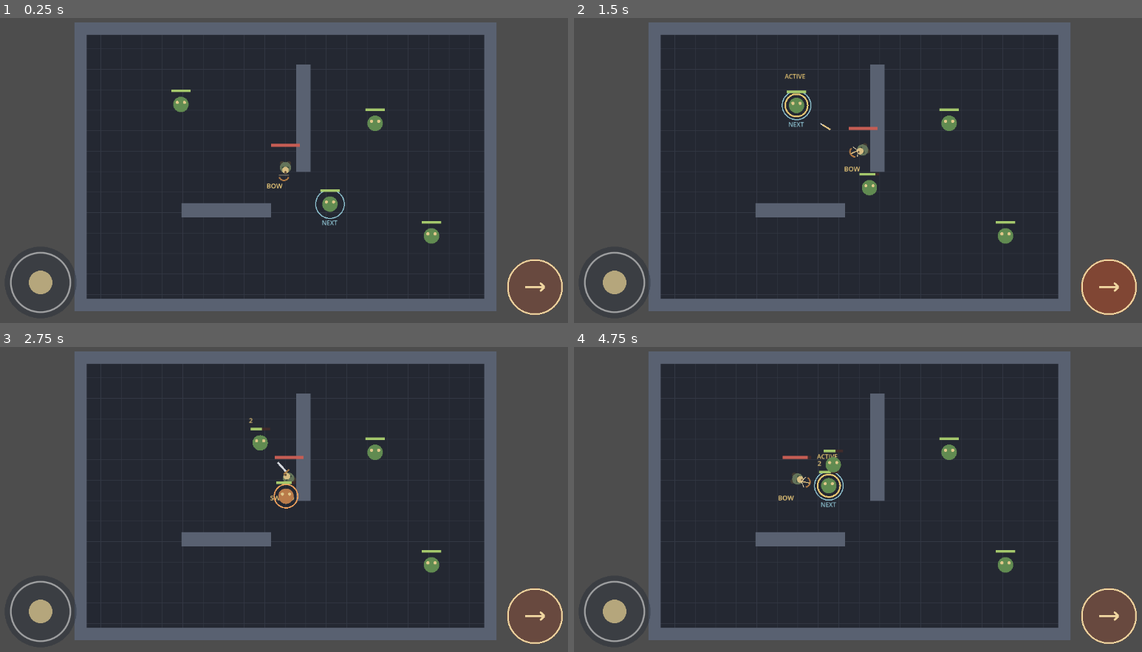
Above: before the commit, frames 1-4 (two rows, left to right).
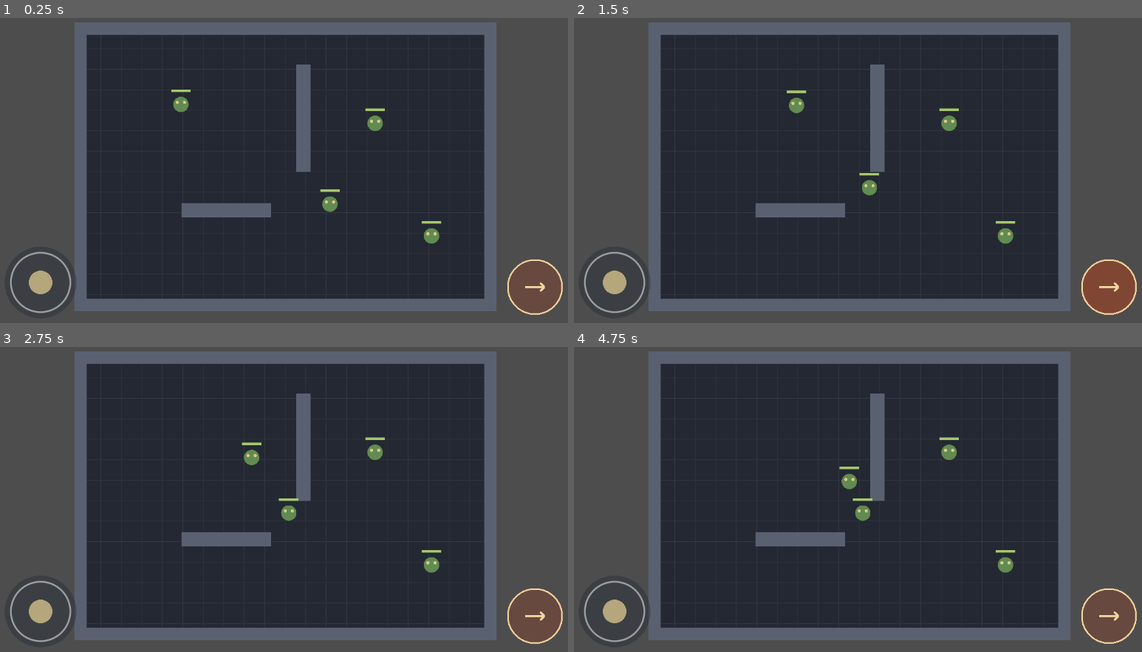
Above: after the commit, the same moments.

Repository: Jonty303/Project-Gauntlands
Game: Godot game, scene res://scenes/main.tscn
The game is run twice, just before and just after one commit, with the same random seed, the same clock (stepped at 60 frames per second) and the same inputs.
Inputs (mouse positions are in pixels of both pictures, inside the frame that each line leads up to):
- Up to frame 1 (0.25 s): no input
- Up to frame 2 (1.5 s): tap Enter (ui_accept) at 0.5 s; drag from (613, 283) to (920, 94) at 0.52 s; drag from (1107, 286) to (829, 234) at 1.27 s
- Up to frame 3 (2.75 s): move the mouse to (346, 423) at 2.02 s; hold D (move_right) from 2.03 s (still down); hold Space (attack) from 2.03 s (still down); tap Tab (weapon_toggle) at 2.3 s
- Up to frame 4 (4.75 s): release D (move_right) at 2.75 s; release Space (attack) at 2.75 s; drag from (829, 563) to (681, 444) at 2.77 s; move the mouse to (1034, 545) at 3.52 s; hold A (move_left) 3.53-4.25 s; tap Q (target_previous) at 3.6 s; tap Enter (ui_accept) at 3.77 s; tap Tab (weapon_toggle) at 3.8 s; drag from (681, 444) to (772, 414) at 4.27 s

The runs differ from the first frame. In frame 1, 0.3% of the frame differs, in the area x 46-61%, y 41-69%; in frame 2, 0.4%; in frame 3, 0.7%; in frame 4, 1.0%, in the area x 36-53%, y 33-58%.
Error after the commit: Parse Error: Could not preload resource script "res://scripts/combat_sfx.gd". (res://scripts/player.gd:4)

Commit message:
Preserve attack cooldown across taps and add weapon sound cues

Diff:
--- a/scripts/player.gd
+++ b/scripts/player.gd
@@ -1,6 +1,10 @@
 extends CharacterBody2D
 ## Persistent next selection, independent of the enemy committed to this hold.
 
+const SFX = preload("res://scripts/combat_sfx.gd")
+const INPUT_BUFFER := 0.14
+var input_buffer: float = 0.0
+var previous_attack_pressed: bool = false
 const ARROW_SCRIPT = preload("res://scripts/arrow.gd")
 const TARGET_ARC_DOT := 0.5 # 120-degree acquisition arc
 const MAX_TARGET_RANGE := 450.0
@@ -50,6 +54,7 @@
         defeated = true
         attacking = false
         touch_attack = false
+    SFX.play(self, "hurt")
     queue_redraw()
 
 func _physics_process(delta: float) -> void:
@@ -68,6 +73,11 @@
     if Input.is_action_just_pressed("weapon_toggle"):
         toggle_weapon()
     var attack_pressed: bool = touch_attack or Input.is_action_pressed("attack")
+    fire_cooldown = maxf(0.0, fire_cooldown - delta)
+    input_buffer = maxf(0.0, input_buffer - delta)
+    if attack_pressed and not previous_attack_pressed:
+        input_buffer = INPUT_BUFFER
+    previous_attack_pressed = attack_pressed
     if not attack_pressed and direction.length_squared() > 0.001:
         facing_direction = direction.normalized()
     # Refresh before cycling/pressing, including the very first physics frame.
@@ -87,7 +97,6 @@
         target = soft_target if weapon_mode == "bow" and _is_enemy_available(soft_target) else null
         attack_has_target = is_instance_valid(target)
         locked_facing = facing_direction
-        fire_cooldown = 0.0
 
     if attacking:
         # Range affects the next selection, never this hold's commitment.
@@ -102,8 +111,8 @@
             facing_direction = locked_facing
 
         if attacking:
-            fire_cooldown -= delta
-            if fire_cooldown <= 0.0:
+            if fire_cooldown <= 0.0 and (attack_pressed or input_buffer > 0.0):
+                input_buffer = 0.0
                 if weapon_mode == "bow":
                     _fire_arrow()
                     fire_cooldown = FIRE_INTERVAL
@@ -171,6 +180,7 @@
 
 func toggle_weapon() -> void:
     weapon_mode = "sword" if weapon_mode == "bow" else "bow"
+    SFX.play(self, "switch")
     # A held attack cannot silently acquire a new target after switching.
     if attacking:
         attacking = false
@@ -179,6 +189,7 @@
     queue_redraw()
 
 func _swing_sword() -> void:
+    SFX.play(self, "swing")
     swing_time = 0.22
     for enemy in get_tree().get_nodes_in_group("enemies"):
         if not _is_enemy_alive(enemy):
@@ -189,6 +200,7 @@
                 enemy.take_hit(3, "slashing")
 
 func _fire_arrow() -> void:
+    SFX.play(self, "bow")
     var arrow := Node2D.new()
     arrow.set_script(ARROW_SCRIPT)
     get_parent().add_child(arrow)
